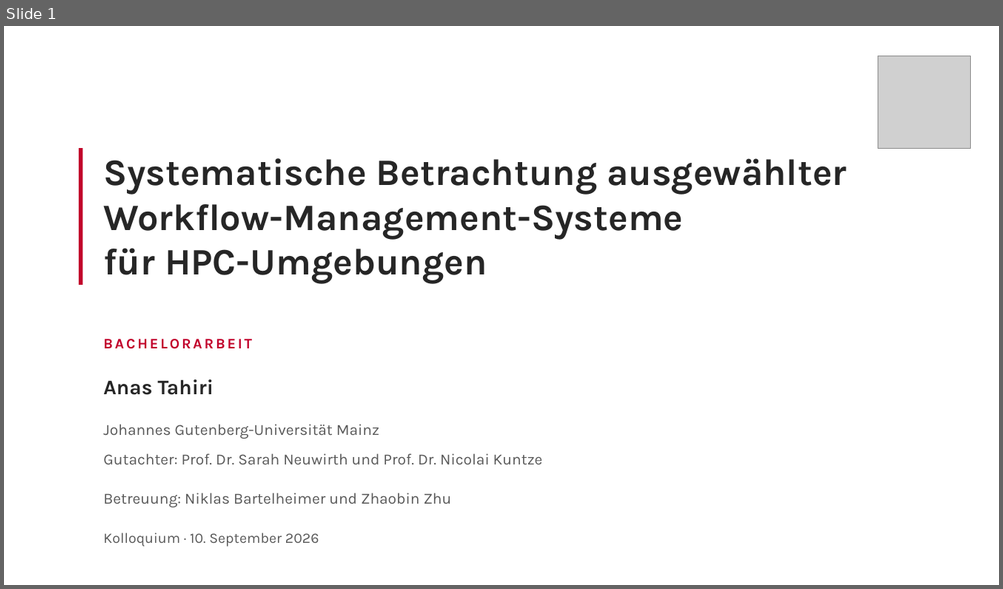
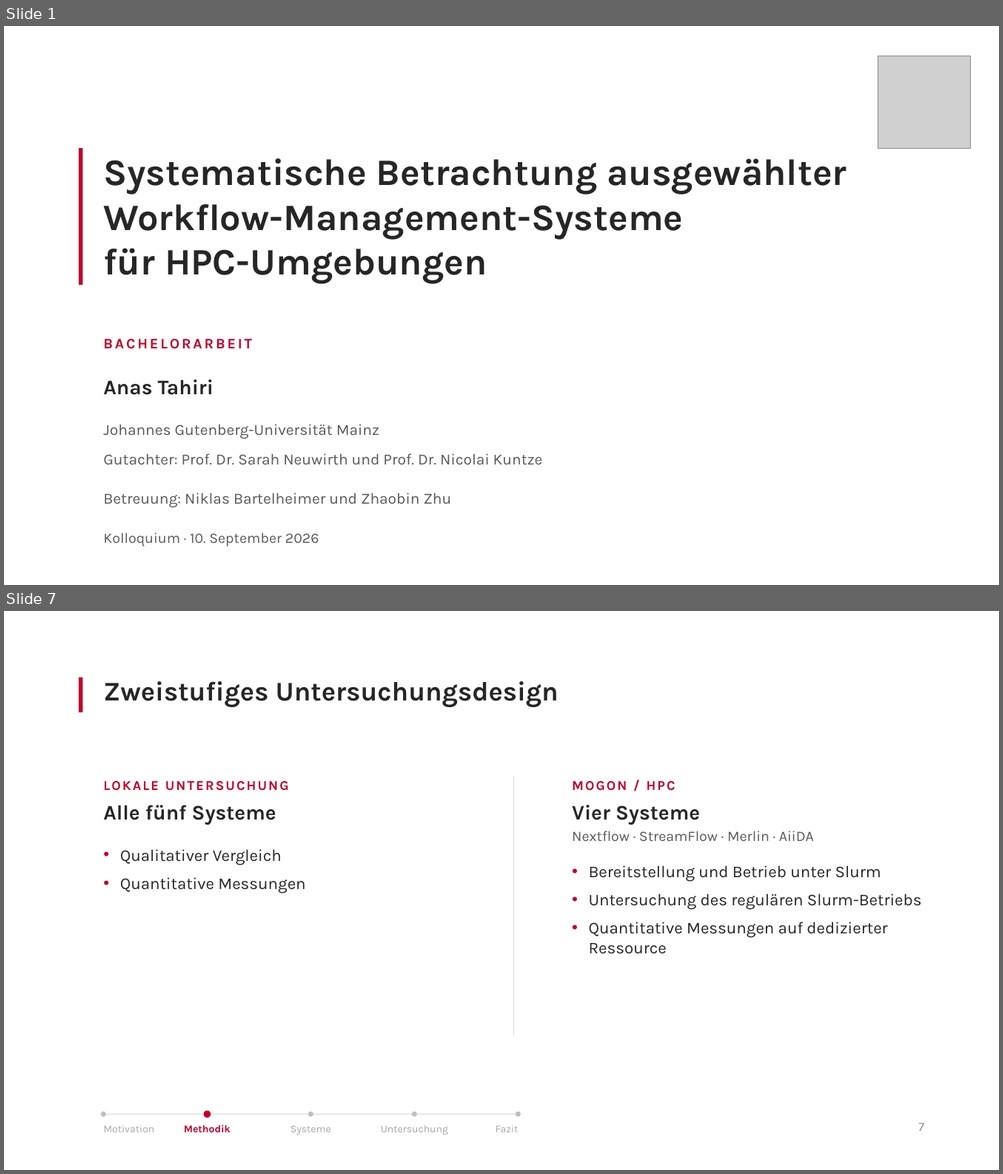
Before and after one commit to antahiri/bachelorarbeit-wms, a slide deck: Präsentation-Kolloqium.pptx. Shown one above the other, each under a label of ours: slide 1 before the commit, slides 1 and 7 after it; the slides between them are not shown. The pictures are 1003x589 and 1003x1174 pixels, drawn with LibreOffice and Linux fonts; fonts in the diff are those of the drawing; grey boxes stand for pictures. Boxes give left, top, right and bottom in pixels: in the first picture for what was removed or moved away, otherwise in the second. Text is boxed around its words. In the diff, an @@ line names an element or a change of style, - is before the commit and + after.

Commit message:
bis folie 7

```diff
--- a/Präsentation-Kolloqium.pptx
+++ b/Präsentation-Kolloqium.pptx
@@ slide 7 added at (4, 611, 999, 1170), background #FFFFFF @@
@@ rectangle added at (79, 678, 83, 712), fill #C1002A @@
@@ title added at (103, 681, 558, 707), 26 pt, text #262626, bold @@
+Zweistufiges Untersuchungsdesign
@@ text added at (103, 781, 305, 894), 16 pt, text #262626 @@
+LOKALE UNTERSUCHUNG
+Alle fünf Systeme
+• Qualitativer Vergleich
+• Quantitative Messungen
@@ line added from (514, 777) to (514, 1036), #D9D9D9 0.5 pt @@
@@ text added at (572, 781, 922, 954), 16 pt, text #262626 @@
+MOGON / HPC
+Vier Systeme
+Nextflow · StreamFlow · Merlin · AiiDA
+• Bereitstellung und Betrieb unter Slurm
+• Untersuchung des regulären Slurm-Betriebs
+• Quantitative Messungen auf dedizierter Ressource
@@ ellipse added at (101, 1113, 106, 1118), fill #BFBFBF @@
@@ line added from (103, 1115) to (518, 1115), #D9D9D9 0.5 pt @@
@@ ellipse added at (203, 1111, 210, 1119), fill #C1002A @@
@@ ellipse added at (308, 1113, 313, 1118), fill #BFBFBF @@
@@ ellipse added at (412, 1113, 418, 1118), fill #BFBFBF @@
@@ ellipse added at (515, 1113, 521, 1118), fill #BFBFBF @@
@@ text added at (103, 1126, 154, 1133), 10 pt, text #A6A6A6 @@
+Motivation
@@ text added at (184, 1125, 230, 1133), 10 pt, text #C1002A, bold @@
+Methodik
@@ text added at (290, 1126, 331, 1135), 10 pt, text #A6A6A6 @@
+Systeme
@@ text added at (381, 1125, 448, 1135), 10 pt, text #A6A6A6 @@
+Untersuchung
@@ text added at (495, 1125, 518, 1133), 10 pt, text #A6A6A6 @@
+Fazit
@@ text added at (918, 1123, 924, 1131), 12 pt, text #8C8C8C @@
+7
```
Also in this commit, not shown: 1 slide changed, 5 other slides added.
